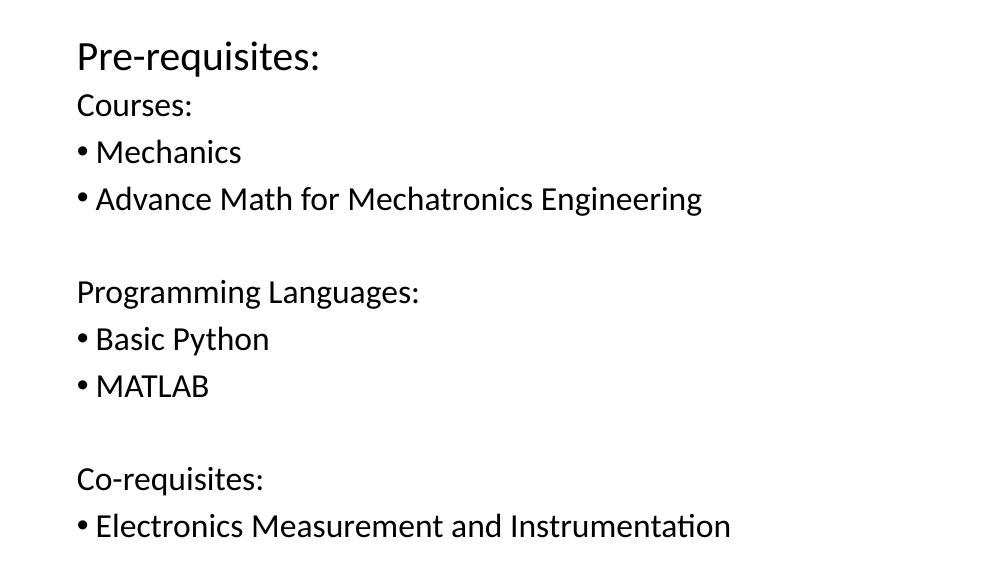
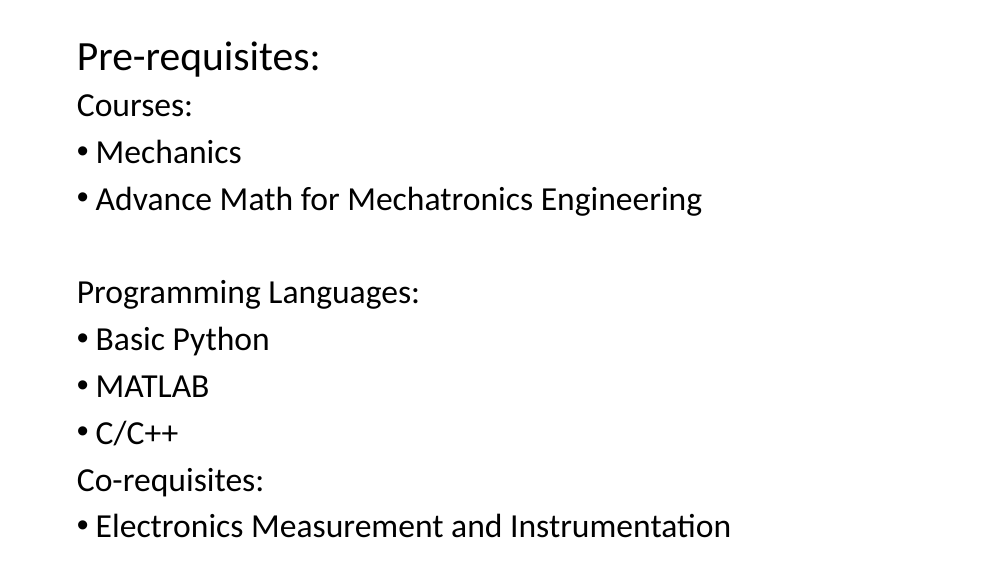
Before and after one commit to MikkoDT/Robotics_MEXE_3rdYearCourse, a slide deck: slide 3 of MexE_406_Robotics_1/1. MexE 406 Robotics 1.pptx. Drawn at 1008x567 pixels with LibreOffice and Linux fonts; fonts in the diff are those of the drawing. Boxes give left, top, right and bottom in pixels: in the first picture for what was removed or moved away, otherwise in the second. Text is boxed around its words. In the diff, an @@ line names an element or a change of style, - is before the commit and + after.

```diff
--- a/MexE_406_Robotics_1/1. MexE 406 Robotics 1.pptx
+++ b/MexE_406_Robotics_1/1. MexE 406 Robotics 1.pptx
@@ text at (x1=96, y1=420, x2=179, y2=446): paragraph added @@
+• C/C++
```
Also in this commit, not shown: 1 other slide changed, 4 other files.
